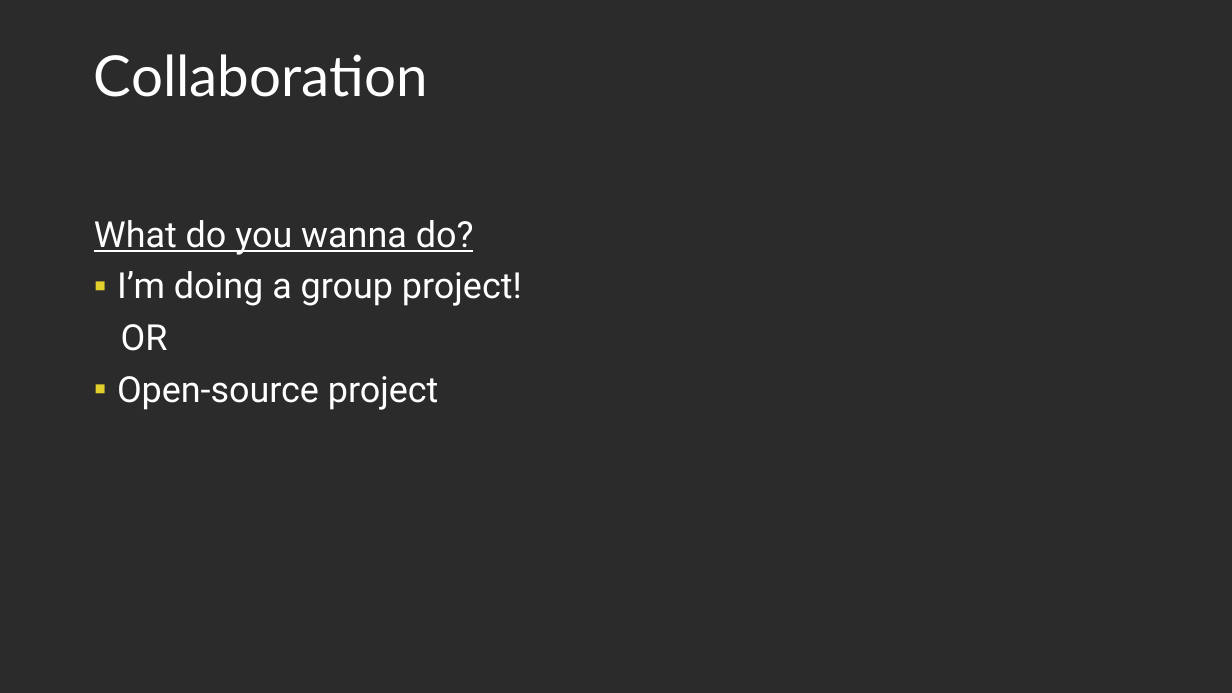
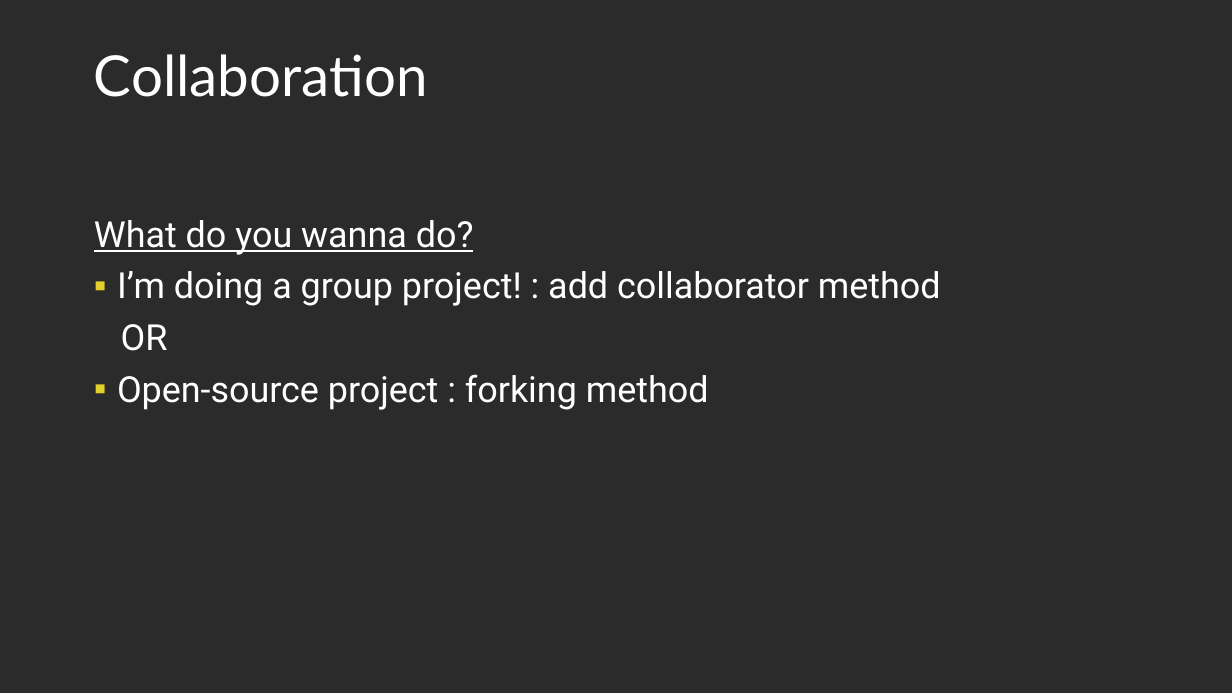
Before and after one commit to Light2Dark/git_tutorial, a slide deck: slide 18 of Git and Github.pptx (slide 19 before the commit). Drawn at 1232x693 pixels with LibreOffice and Linux fonts; fonts in the diff are those of the drawing; background and template pictures are left out; a plain dark background stands for a picture behind light text. Boxes give left, top, right and bottom in pixels: in the first picture for what was removed or moved away, otherwise in the second. Text is boxed around its words. In the diff, an @@ line names an element or a change of style, - is before the commit and + after.

Commit message:
updated slides

```diff
--- a/Git and Github.pptx
+++ b/Git and Github.pptx
@@ text at bbox=[117, 271, 941, 306]: text changed @@
-▪ I’m doing a group project!
+▪ I’m doing a group project! : add collaborator method
@@ text at bbox=[117, 374, 709, 410]: text changed @@
-▪ Open-source project
+▪ Open-source project : forking method
```
Also in this commit, not shown: 13 other slides changed, 4 slides added, 3 slides removed.
